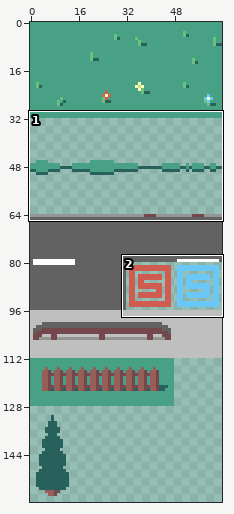
A sprite sheet gets an edit: assets/tiles.png. The first picture is a wide view before the edit; the outline marks the close-up.
Close-up. As it was:
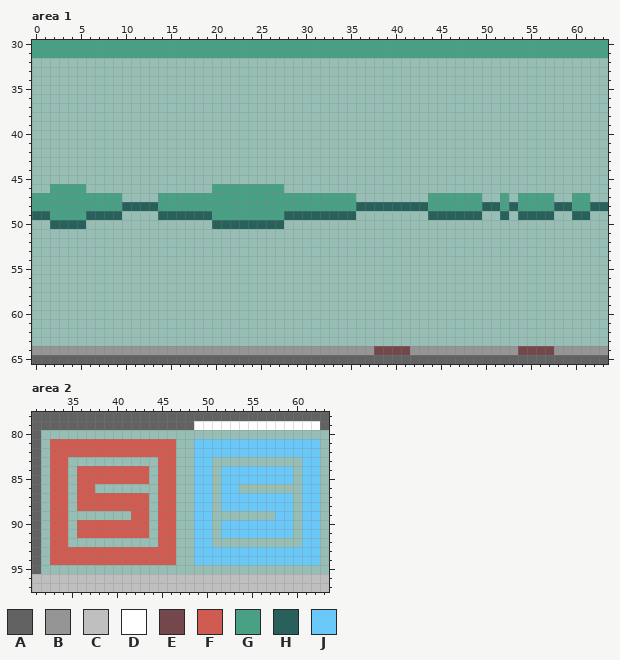
The file is 64x160 pixels. Shown: area 1: x 0..63, y 30..65; area 2: x 31..63, y 78..97. The commit also changed other parts of the picture, which this record leaves out.
Palette (. is transparent): A #626262  B #959595  C #bfbfbf  D #ffffff  E #73474b  F #d05c51  G #48a085  H #28615c  J #6ac8f8
Pixels before, area 1, first column x 0:
30 GGGGGGGGGGGGGGGGGGGGGGGGGGGGGGGGGGGGGGGGGGGGGGGGGGGGGGGGGGGGGGGG
31 GGGGGGGGGGGGGGGGGGGGGGGGGGGGGGGGGGGGGGGGGGGGGGGGGGGGGGGGGGGGGGGG
32 ................................................................
33 ................................................................
34 ................................................................
35 ................................................................
36 ................................................................
37 ................................................................
38 ................................................................
39 ................................................................
40 ................................................................
41 ................................................................
42 ................................................................
43 ................................................................
44 ................................................................
45 ................................................................
46 ..GGGG..............GGGGGGGG....................................
47 GGGGGGGGGG....GGGGGGGGGGGGGGGGGGGGGG........GGGGGG..G.GGGG..GG..
48 GGGGGGGGGGHHHHGGGGGGGGGGGGGGGGGGGGGGHHHHHHHHGGGGGGHHGHGGGGHHGGHH
49 HHGGGGHHHH....HHHHHHGGGGGGGGHHHHHHHH........HHHHHH..H.HHHH..HH..
50 ..HHHH..............HHHHHHHH....................................
51 ................................................................
52 ................................................................
53 ................................................................
54 ................................................................
55 ................................................................
56 ................................................................
57 ................................................................
58 ................................................................
59 ................................................................
60 ................................................................
61 ................................................................
62 ................................................................
63 ................................................................
64 BBBBBBBBBBBBBBBBBBBBBBBBBBBBBBBBBBBBBBEEEEBBBBBBBBBBBBEEEEBBBBBB
65 AAAAAAAAAAAAAAAAAAAAAAAAAAAAAAAAAAAAAAAAAAAAAAAAAAAAAAAAAAAAAAAA
Pixels before, area 2, first column x 31:
78 AAAAAAAAAAAAAAAAAAAAAAAAAAAAAAAAA
79 AAAAAAAAAAAAAAAAAADDDDDDDDDDDDDDA
80 A................................
81 A.FFFFFFFFFFFFFF..JJJJJJJJJJJJJJ.
82 A.FFFFFFFFFFFFFF..JJJJJJJJJJJJJJ.
83 A.FF..........FF..JJ..........JJ.
84 A.FF.FFFFFFFF.FF..JJ.JJJJJJJJ.JJ.
85 A.FF.FFFFFFFF.FF..JJ.JJJJJJJJ.JJ.
86 A.FF.FF.......FF..JJ.JJ.......JJ.
87 A.FF.FFFFFFFF.FF..JJ.JJJJJJJJ.JJ.
88 A.FF.FFFFFFFF.FF..JJ.JJJJJJJJ.JJ.
89 A.FF.......FF.FF..JJ.......JJ.JJ.
90 A.FF.FFFFFFFF.FF..JJ.JJJJJJJJ.JJ.
91 A.FF.FFFFFFFF.FF..JJ.JJJJJJJJ.JJ.
92 A.FF..........FF..JJ..........JJ.
93 A.FFFFFFFFFFFFFF..JJJJJJJJJJJJJJ.
94 A.FFFFFFFFFFFFFF..JJJJJJJJJJJJJJ.
95 A................................
96 CCCCCCCCCCCCCCCCCCCCCCCCCCCCCCCCC
97 CCCCCCCCCCCCCCCCCCCCCCCCCCCCCCCCC
Now the later version:
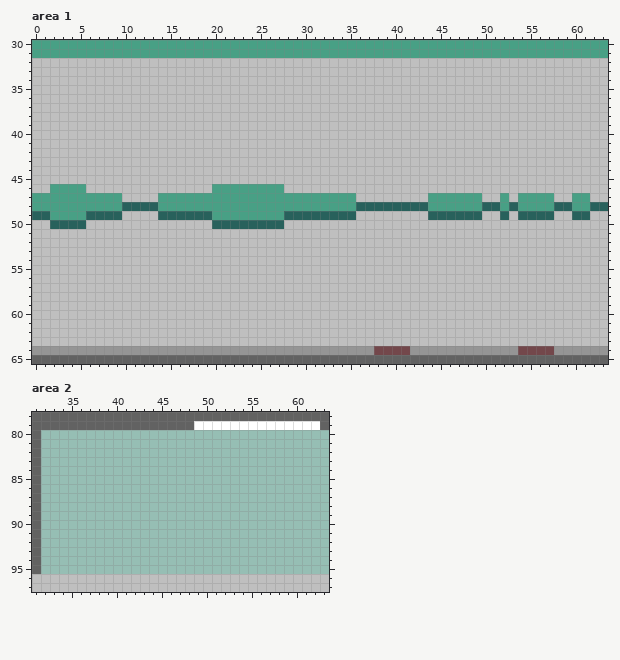
Edits made:
Changed rows in their new state; - is an unchanged pixel.
Area 1:
first column x 0:
32 CCCCCCCCCCCCCCCCCCCCCCCCCCCCCCCCCCCCCCCCCCCCCCCCCCCCCCCCCCCCCCCC
33 CCCCCCCCCCCCCCCCCCCCCCCCCCCCCCCCCCCCCCCCCCCCCCCCCCCCCCCCCCCCCCCC
34 CCCCCCCCCCCCCCCCCCCCCCCCCCCCCCCCCCCCCCCCCCCCCCCCCCCCCCCCCCCCCCCC
35 CCCCCCCCCCCCCCCCCCCCCCCCCCCCCCCCCCCCCCCCCCCCCCCCCCCCCCCCCCCCCCCC
36 CCCCCCCCCCCCCCCCCCCCCCCCCCCCCCCCCCCCCCCCCCCCCCCCCCCCCCCCCCCCCCCC
37 CCCCCCCCCCCCCCCCCCCCCCCCCCCCCCCCCCCCCCCCCCCCCCCCCCCCCCCCCCCCCCCC
38 CCCCCCCCCCCCCCCCCCCCCCCCCCCCCCCCCCCCCCCCCCCCCCCCCCCCCCCCCCCCCCCC
39 CCCCCCCCCCCCCCCCCCCCCCCCCCCCCCCCCCCCCCCCCCCCCCCCCCCCCCCCCCCCCCCC
40 CCCCCCCCCCCCCCCCCCCCCCCCCCCCCCCCCCCCCCCCCCCCCCCCCCCCCCCCCCCCCCCC
41 CCCCCCCCCCCCCCCCCCCCCCCCCCCCCCCCCCCCCCCCCCCCCCCCCCCCCCCCCCCCCCCC
42 CCCCCCCCCCCCCCCCCCCCCCCCCCCCCCCCCCCCCCCCCCCCCCCCCCCCCCCCCCCCCCCC
43 CCCCCCCCCCCCCCCCCCCCCCCCCCCCCCCCCCCCCCCCCCCCCCCCCCCCCCCCCCCCCCCC
44 CCCCCCCCCCCCCCCCCCCCCCCCCCCCCCCCCCCCCCCCCCCCCCCCCCCCCCCCCCCCCCCC
45 CCCCCCCCCCCCCCCCCCCCCCCCCCCCCCCCCCCCCCCCCCCCCCCCCCCCCCCCCCCCCCCC
46 CC----CCCCCCCCCCCCCC--------CCCCCCCCCCCCCCCCCCCCCCCCCCCCCCCCCCCC
47 ----------CCCC----------------------CCCCCCCC------CC-C----CC--CC
49 ----------CCCC----------------------CCCCCCCC------CC-C----CC--CC
50 CC----CCCCCCCCCCCCCC--------CCCCCCCCCCCCCCCCCCCCCCCCCCCCCCCCCCCC
51 CCCCCCCCCCCCCCCCCCCCCCCCCCCCCCCCCCCCCCCCCCCCCCCCCCCCCCCCCCCCCCCC
52 CCCCCCCCCCCCCCCCCCCCCCCCCCCCCCCCCCCCCCCCCCCCCCCCCCCCCCCCCCCCCCCC
53 CCCCCCCCCCCCCCCCCCCCCCCCCCCCCCCCCCCCCCCCCCCCCCCCCCCCCCCCCCCCCCCC
54 CCCCCCCCCCCCCCCCCCCCCCCCCCCCCCCCCCCCCCCCCCCCCCCCCCCCCCCCCCCCCCCC
55 CCCCCCCCCCCCCCCCCCCCCCCCCCCCCCCCCCCCCCCCCCCCCCCCCCCCCCCCCCCCCCCC
56 CCCCCCCCCCCCCCCCCCCCCCCCCCCCCCCCCCCCCCCCCCCCCCCCCCCCCCCCCCCCCCCC
57 CCCCCCCCCCCCCCCCCCCCCCCCCCCCCCCCCCCCCCCCCCCCCCCCCCCCCCCCCCCCCCCC
58 CCCCCCCCCCCCCCCCCCCCCCCCCCCCCCCCCCCCCCCCCCCCCCCCCCCCCCCCCCCCCCCC
59 CCCCCCCCCCCCCCCCCCCCCCCCCCCCCCCCCCCCCCCCCCCCCCCCCCCCCCCCCCCCCCCC
60 CCCCCCCCCCCCCCCCCCCCCCCCCCCCCCCCCCCCCCCCCCCCCCCCCCCCCCCCCCCCCCCC
61 CCCCCCCCCCCCCCCCCCCCCCCCCCCCCCCCCCCCCCCCCCCCCCCCCCCCCCCCCCCCCCCC
62 CCCCCCCCCCCCCCCCCCCCCCCCCCCCCCCCCCCCCCCCCCCCCCCCCCCCCCCCCCCCCCCC
63 CCCCCCCCCCCCCCCCCCCCCCCCCCCCCCCCCCCCCCCCCCCCCCCCCCCCCCCCCCCCCCCC
Area 2:
first column x 33:
81 ..............--..............
82 ..............--..............
83 ..----------..--..----------..
84 ..-........-..--..-........-..
85 ..-........-..--..-........-..
86 ..-..-------..--..-..-------..
87 ..-........-..--..-........-..
88 ..-........-..--..-........-..
89 ..-------..-..--..-------..-..
90 ..-........-..--..-........-..
91 ..-........-..--..-........-..
92 ..----------..--..----------..
93 ..............--..............
94 ..............--..............
Boxes around the changes in both close-ups, in picture pixels (x1, y1, x2, y2):
added: (32, 58, 608, 346)
erased: (50, 439, 320, 565)
